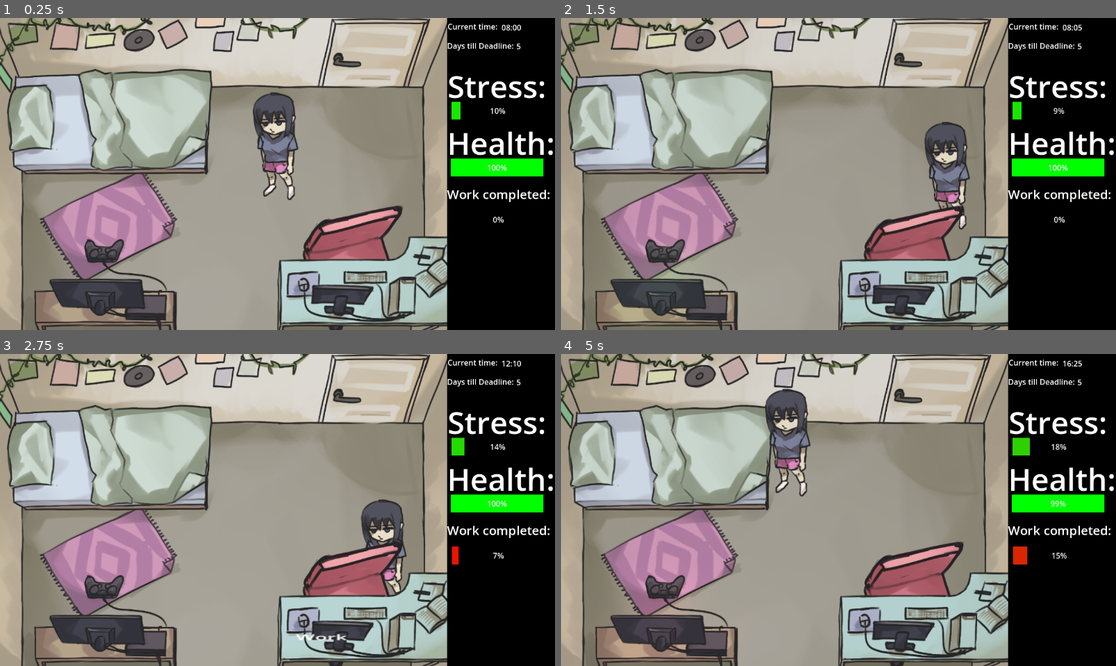
Above: before the commit, frames 1-4 (two rows, left to right).
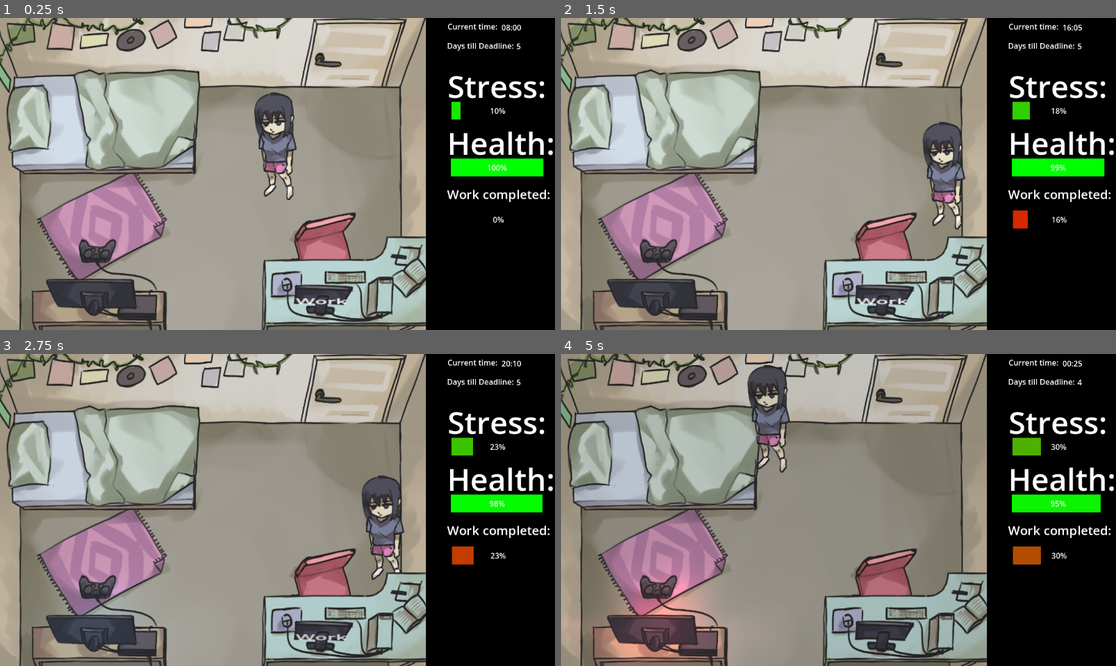
Above: after the commit, the same moments.

Repository: rschlegeTH/EPWS2526PritzkauSchlegel
Game: Godot game, scene res://main_scene_room.tscn
Same seed, same stepped clock (60 frames per second), same inputs: the game is played once before the commit and once after it. The engine's default icon, where the game draws it, is replaced by a stand-in: a white triangle on a blue panel in a dark square.
Inputs (mouse positions are in pixels of both pictures, inside the frame that each line leads up to):
- Up to frame 1 (0.25 s): no input
- Up to frame 2 (1.5 s): tap Enter (ui_accept) at 0.5, 0.77 s; move the mouse to (960, 158) at 0.52 s; hold Right (ui_right) 0.53-1.28 s; hold E (interact) 0.53-1.28 s; move the mouse to (727, 189) at 1.27 s; hold Down (ui_down) from 1.28 s (still down); tap E (interact) at 1.35 s
- Up to frame 3 (2.75 s): tap Enter (ui_accept) at 1.52 s; move the mouse to (321, 634) at 2.02 s; release Down (ui_down) at 2.03 s; hold Right (ui_right) from 2.03 s (still down); hold E (interact) from 2.03 s (still down)
- Up to frame 4 (5 s): tap Enter (ui_accept) at 2.75, 3.02, 3.77, 4.52 s; move the mouse to (810, 572) at 2.77 s; release Right (ui_right) at 2.78 s; release E (interact) at 2.78 s; hold Up (ui_up) 2.78-3.53 s; tap E (interact) at 2.85, 4.35 s; move the mouse to (1005, 556) at 3.52 s; hold E (interact) 3.53-4.28 s; hold Left (ui_left) from 3.53 s (still down); move the mouse to (672, 463) at 4.27 s

The runs differ from the first frame. In frame 1, 26% of the frame differs, in the area x 0-81%, y 0-100%; in frame 2, 27%; in frame 3, 27%; in frame 4, 31%, in the area x 0-98%, y 0-100%.

Commit message:
Spirites und collission shapes angepasst

Diff:
--- a/Development/new-game-project/main_scene_room.tscn
+++ b/Development/new-game-project/main_scene_room.tscn
@@ -113,13 +113,13 @@
 }]
 
 [sub_resource type="RectangleShape2D" id="RectangleShape2D_uvgfp"]
-size = Vector2(126.92207, 165)
+size = Vector2(116.203384, 165)
 
 [sub_resource type="RectangleShape2D" id="RectangleShape2D_hehhx"]
 size = Vector2(103.66856, 53.14499)
 
 [sub_resource type="RectangleShape2D" id="RectangleShape2D_vl18p"]
-size = Vector2(236.11655, 56.463062)
+size = Vector2(203.8059, 56.463062)
 
 [sub_resource type="RectangleShape2D" id="RectangleShape2D_4lggk"]
 size = Vector2(102.31918, 118.546906)
@@ -202,8 +202,8 @@
 shape = SubResource("CircleShape2D_vl18p")
 
 [node name="AnimatedSprite2D" type="AnimatedSprite2D" parent="Player"]
-position = Vector2(0, -60.095)
-scale = Vector2(0.349, 0.298)
+position = Vector2(-0.49999624, -60.095)
+scale = Vector2(0.326, 0.298)
 sprite_frames = SubResource("SpriteFrames_jo7i1")
 autoplay = "default"
 
@@ -217,12 +217,12 @@
 
 [node name="CollisionShape2D" type="CollisionShape2D" parent="Room/Bett"]
 z_index = 1
-position = Vector2(15.832207, 124.5)
+position = Vector2(8.297379, 124.5)
 shape = SubResource("RectangleShape2D_uvgfp")
 
 [node name="Sprite2D" type="Sprite2D" parent="Room/Bett"]
-position = Vector2(91.1802, 258)
-scale = Vector2(0.21932276, 0.6018519)
+position = Vector2(82.47332, 258)
+scale = Vector2(0.20705955, 0.6)
 texture = ExtResource("4_4lggk")
 
 [node name="BettArea2D" type="Area2D" parent="Room/Bett"]
@@ -253,20 +253,20 @@
 scale = Vector2(0.16666664, 0.19328707)
 
 [node name="Controller" type="Sprite2D" parent="Room/Konsole"]
-position = Vector2(239.9094, -266.34723)
-scale = Vector2(0.54026175, 0.6131736)
+position = Vector2(217.95471, -266.34726)
+scale = Vector2(0.5116734, 0.61317354)
 texture = ExtResource("7_woe6x")
 
 [node name="Konsole" type="Sprite2D" parent="Room/Konsole"]
 z_index = 2
-position = Vector2(239.49518, -266.34726)
-scale = Vector2(0.5408451, 0.61317354)
+position = Vector2(218.36897, -266.34726)
+scale = Vector2(0.5122568, 0.61317354)
 texture = ExtResource("6_hehhx")
 
 [node name="CollisionShape2D" type="CollisionShape2D" parent="Room/Konsole"]
 z_index = 2
-position = Vector2(41.488647, 34.74655)
-scale = Vector2(0.9999999, 0.99999946)
+position = Vector2(25.333313, 34.746674)
+scale = Vector2(0.9999999, 0.99999934)
 shape = SubResource("RectangleShape2D_vl18p")
 
 [node name="Area2D" type="Area2D" parent="Room/Konsole"]
@@ -296,13 +296,13 @@
 scale = Vector2(0.35243058, 0.19328707)
 
 [node name="Chair" type="Sprite2D" parent="Room/Arbeitsplatz"]
-position = Vector2(-124.78606, -233.00586)
-scale = Vector2(0.3917929, 1.0219556)
+position = Vector2(-90.308, -206.301)
+scale = Vector2(0.24224944, 0.61317354)
 texture = ExtResource("12_78hxn")
 
 [node name="Arbeitsplatz" type="Sprite2D" parent="Room/Arbeitsplatz"]
-position = Vector2(-80.31754, -266.73047)
-scale = Vector2(0.25576904, 0.61317366)
+position = Vector2(-90.30827, -266.7305)
+scale = Vector2(0.24224946, 0.61317354)
 texture = ExtResource("9_cri2g")
 
 [node name="CollisionShape2D" type="CollisionShape2D" parent="Room/Arbeitsplatz"]
@@ -310,8 +310,13 @@
 scale = Vector2(0.9999999, 0.99999964)
 shape = SubResource("RectangleShape2D_4lggk")
 
+[node name="CollisionShape2D3" type="CollisionShape2D" parent="Room/Arbeitsplatz"]
+position = Vector2(2.116, -76.51)
+scale = Vector2(0.21, 0.41)
+shape = SubResource("RectangleShape2D_4lggk")
+
 [node name="CollisionShape2D2" type="CollisionShape2D" parent="Room/Arbeitsplatz"]
-position = Vector2(84.72058, -18.906158)
+position = Vector2(65.23352, -20.439123)
 scale = Vector2(0.9999999, 0.9999997)
 shape = SubResource("RectangleShape2D_3ukrw")
 
@@ -363,7 +368,7 @@
 rotation = 1.5707964
 
 [node name="CollisionShape2D" type="CollisionShape2D" parent="Room/RoomBorder/LeftBorder"]
-position = Vector2(-3.885457e-08, -0.8888889)
+position = Vector2(7.450581e-09, -0.07592036)
 shape = SubResource("WorldBoundaryShape2D_uvgfp")
 
 [node name="RightBorder" type="StaticBody2D" parent="Room/RoomBorder"]
@@ -371,13 +376,13 @@
 rotation = -1.5707964
 
 [node name="CollisionShape2D" type="CollisionShape2D" parent="Room/RoomBorder/RightBorder"]
-position = Vector2(4.856821e-08, -1.1111112)
+position = Vector2(0, -7.496)
 shape = SubResource("WorldBoundaryShape2D_uvgfp")
 
 [node name="Ground" type="Sprite2D" parent="Room"]
 z_index = -1
-position = Vector2(0.11609745, -0.027781472)
-scale = Vector2(0.09010989, 0.11846708)
+position = Vector2(-3.3829534, -1.2889504e-06)
+scale = Vector2(0.08537611, 0.118518524)
 texture = ExtResource("11_fgg7d")
 
 [node name="Lables" type="Control" parent="."]
Binary file added: Development/new-game-project/Sprites/Character max stressed.png
Not shown, added: Development/new-game-project/Sprites/Character max stressed.png.import
Binary file added: Development/new-game-project/Sprites/Character max tired and max stressed.png
Not shown, added: Development/new-game-project/Sprites/Character max tired and max stressed.png.import
Binary file added: Development/new-game-project/Sprites/Character max tired and stressed.png
Not shown, added: Development/new-game-project/Sprites/Character max tired and stressed.png.import
Binary file added: Development/new-game-project/Sprites/Character max tired.png
Not shown, added: Development/new-game-project/Sprites/Character max tired.png.import
Binary file added: Development/new-game-project/Sprites/Character tired and max stressed.png
Not shown, added: Development/new-game-project/Sprites/Character tired and max stressed.png.import
